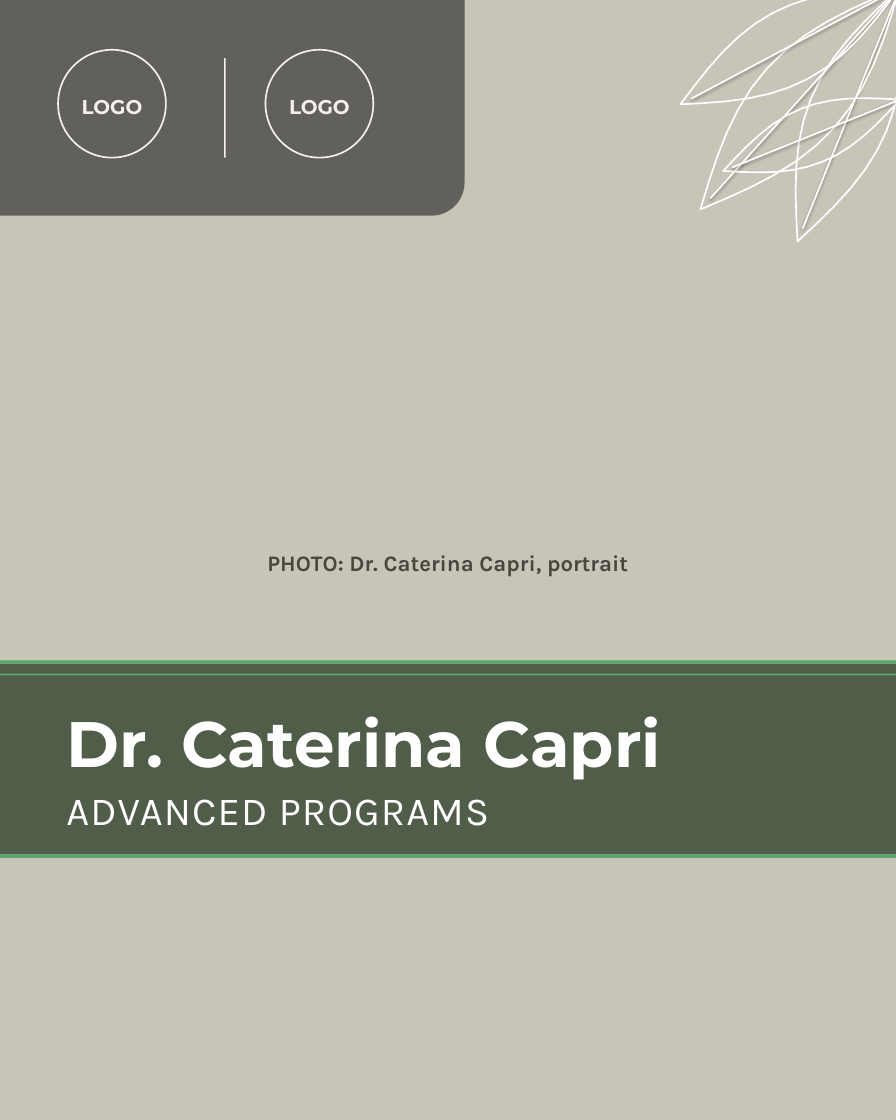
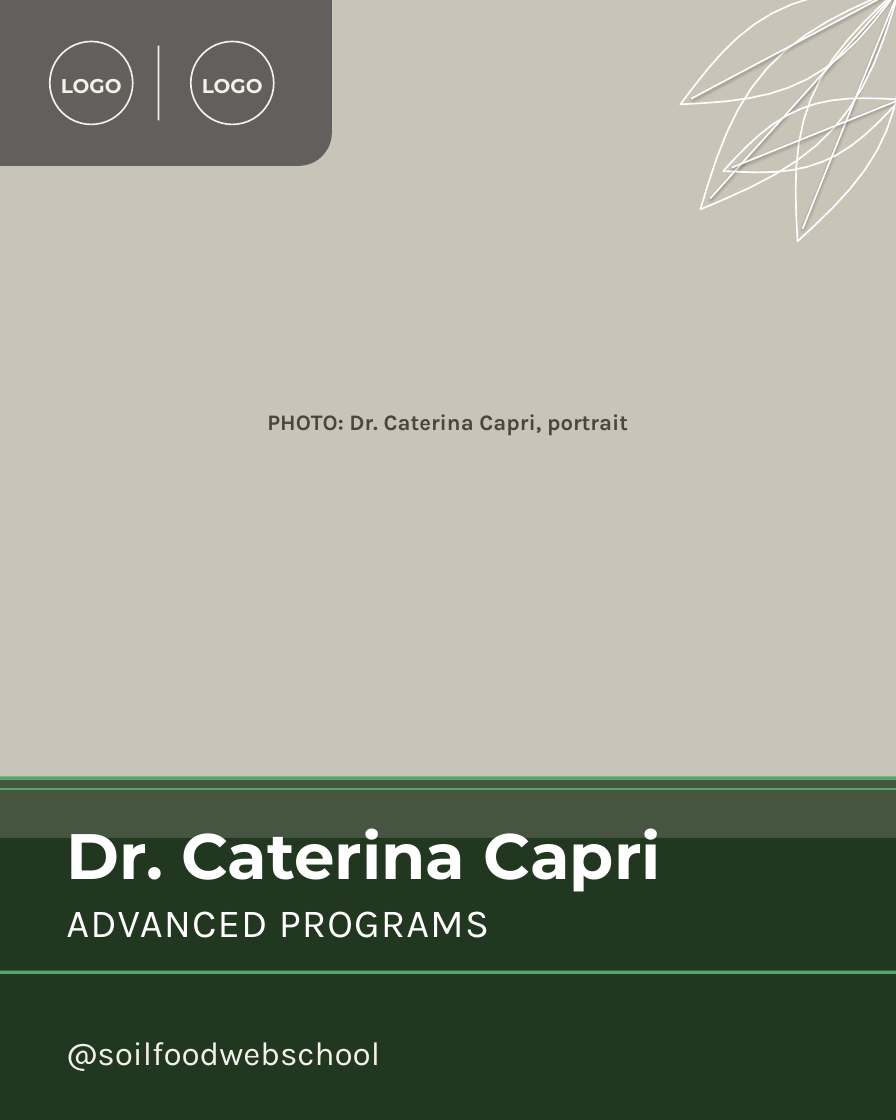
Before and after one commit to linneamoritznyc/SFW-SocialMedia, a slide deck: slide 5 of templates/posts/october/2026-10-05-mon-ig-teachers-day-banner-cards-alt.pptx. Drawn at 896x1120 pixels with LibreOffice and Linux fonts; fonts in the diff are those of the drawing. Boxes give left, top, right and bottom in pixels: in the first picture for what was removed or moved away, otherwise in the second. Text is boxed around its words. In the diff, an @@ line names an element or a change of style, - is before the commit and + after.

```diff
--- a/templates/posts/october/2026-10-05-mon-ig-teachers-day-banner-cards-alt.pptx
+++ b/templates/posts/october/2026-10-05-mon-ig-teachers-day-banner-cards-alt.pptx
@@ rectangle: place and size @@
-rectangle at (0,0,896,1120)
+rectangle at (0,0,896,838)
@@ rounded rectangle: place and size @@
-rounded rectangle at (0,0,465,216)
+rounded rectangle at (0,0,332,166)
@@ rounded rectangle at (0,0,332,166): proportions changed @@
@@ text "PHOTO: Dr. Caterina Capri, portrait": place and size @@
-text "PHOTO: Dr. Caterina Capri, portrait" at (267,555,628,576)
+text "PHOTO: Dr. Caterina Capri, portrait" at (267,414,628,435)
@@ text "LOGO": place and size @@
-text "LOGO" at (82,100,143,114)
+text "LOGO" at (61,79,122,93)
@@ ellipse: place and size @@
-ellipse at (58,49,166,157)
+ellipse at (49,41,132,124)
@@ rectangle: place and size @@
-rectangle at (224,58,225,158)
+rectangle at (158,45,159,120)
@@ text "LOGO": place and size @@
-text "LOGO" at (289,100,350,114)
+text "LOGO" at (202,79,263,93)
@@ ellipse: place and size @@
-ellipse at (265,49,373,157)
+ellipse at (191,41,274,124)
@@ rectangle: place and size @@
-rectangle at (0,674,896,675)
+rectangle at (0,777,896,780)
@@ rectangle: place and size @@
-rectangle at (0,855,896,858)
+rectangle at (0,788,896,790)
@@ rectangle: place and size @@
-rectangle at (0,660,896,663)
+rectangle at (0,780,896,971)
@@ rectangle at (0,780,896,971): fill #59A66C to #22371F at 78% opacity @@
@@ text "Dr. Caterina Capri": place and size @@
-text "Dr. Caterina Capri" at (66,716,661,780)
+text "Dr. Caterina Capri" at (66,828,661,892)
@@ rectangle: place and size @@
-rectangle at (0,663,896,855)
+rectangle at (0,838,896,1120)
@@ rectangle at (0,838,896,1120): fill #22371F at 72% opacity to #22371F @@
@@ text "ADVANCED PROGRAMS": place and size @@
-text "ADVANCED PROGRAMS" at (66,799,489,826)
+text "ADVANCED PROGRAMS" at (66,911,489,938)
@@ rectangle added at (0,971,896,974), fill #59A66C @@
@@ text added at (66,1042,380,1071), 30 pt, text #F4F1EA @@
+@soilfoodwebschool
```
Also in this commit, not shown: 4 other slides changed, 1 other file.
